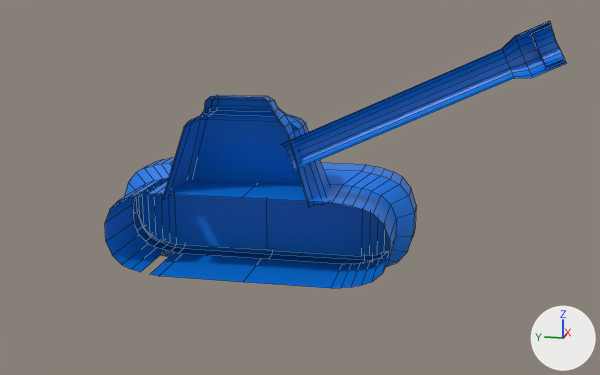
The FBX model 3D/Tank.fbx, before and after one commit.
Rendered twice from a 50 mm camera at (-5.85, -1.61, 2.33) aimed at (-0.06, -0.46, 0.88). Lighting does not change. The marker at lower right points along +X, +Y and +Z. Mesh edges are drawn as thin lines. Where no turn or scale is listed for an object, it has been applied to the vertices. Vertices at the same position are counted once.
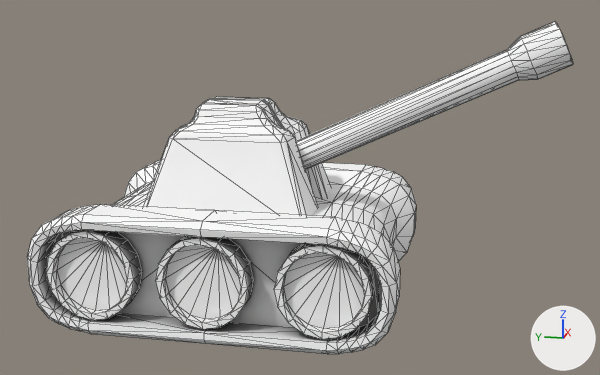
Patch to the scene script:
```diff
--- a/3D/Tank.fbx.py
+++ b/3D/Tank.fbx.py
@@ img_tank_png @@
+img_tank_png = load_image('Tank.png', 'Tank.png', 1024, 1024, 'sRGB')
@@ mat_material @@
 mat_material = principled_material('Material')
-mat_material.base_color = (0.0, 0.192, 0.8)  # blue #0079e7
-mat_material.roughness = 0.4
+mat_material.texture = img_tank_png
+mat_material.roughness = 0.859
@@ me_mesh @@
 # used by ob_polysurface5; location = (0.0, -0.509, 1.051)
-me_mesh.from_pydata(...)  # 409 vertices, 345 faces; spans x 0.0..1.0, y -1.75..1.75, z -1.04..1.04
+me_mesh.from_pydata(...)  # 1076 vertices, 1874 faces; spans x -1.0..1.0, y -1.79..1.75, z -1.04..1.04
+# me_mesh part 1: the loose piece of 75 vertices spanning x 0.0..0.53, y -0.13..1.14, z -0.34..0.47 is rebuilt with 75 vertices and now spans x 0.0..0.54, y -0.14..1.16, z -0.37..0.46
+# me_mesh part 2: the loose piece of 60 vertices spanning x 0.0..0.15, y -1.75..0.21, z -0.06..1.04 is rebuilt with 60 vertices and now spans x 0.0..0.16, y -1.79..0.21, z -0.09..1.04
+# me_mesh part 3: a new loose piece of 212 vertices spanning x -1.0..0.0, y -0.74..1.75, z -1.04..-0.2, in mat_material (picture img_tank_png)
+# me_mesh part 4: a new loose piece of 75 vertices spanning x -0.54..0.0, y -0.14..1.16, z -0.37..0.46, in mat_material (picture img_tank_png)
+# me_mesh part 5: a new loose piece of 64 vertices spanning x -0.97..-0.82, y -0.59..0.04, z -0.93..-0.3, in mat_material (picture img_tank_png)
+# me_mesh part 6: a new loose piece of 64 vertices spanning x -0.97..-0.82, y 0.21..0.84, z -0.93..-0.3, in mat_material (picture img_tank_png)
+# me_mesh part 7: a new loose piece of 64 vertices spanning x -0.97..-0.82, y 0.99..1.62, z -0.93..-0.3, in mat_material (picture img_tank_png)
+# me_mesh part 8: a new loose piece of 60 vertices spanning x -0.16..0.0, y -1.79..0.21, z -0.09..1.04, in mat_material (picture img_tank_png)
 me_mesh.materials.append(mat_material)
```

Location of each change, [x1, y1, x2, y2] in pixels of the pictures (600 x 375 px):
'polySurface5', surface changed, reshaped (blue to white, 18% wider, 25% taller): before [105, 21, 566, 288]; after [27, 21, 573, 354]
part 1 of me_mesh, rebuilt: before [162, 95, 331, 208]; after [210, 97, 331, 197]
part 2 of me_mesh, rebuilt (not visible afterwards): before [282, 21, 566, 172]
part 3 of me_mesh, added: after [27, 194, 400, 354]
part 4 of me_mesh, added: after [144, 99, 319, 216]
part 5 of me_mesh, added: after [274, 243, 375, 339]
part 6 of me_mesh, added: after [156, 236, 254, 329]
part 7 of me_mesh, added: after [46, 230, 142, 320]
part 8 of me_mesh, added: after [296, 21, 573, 169]
